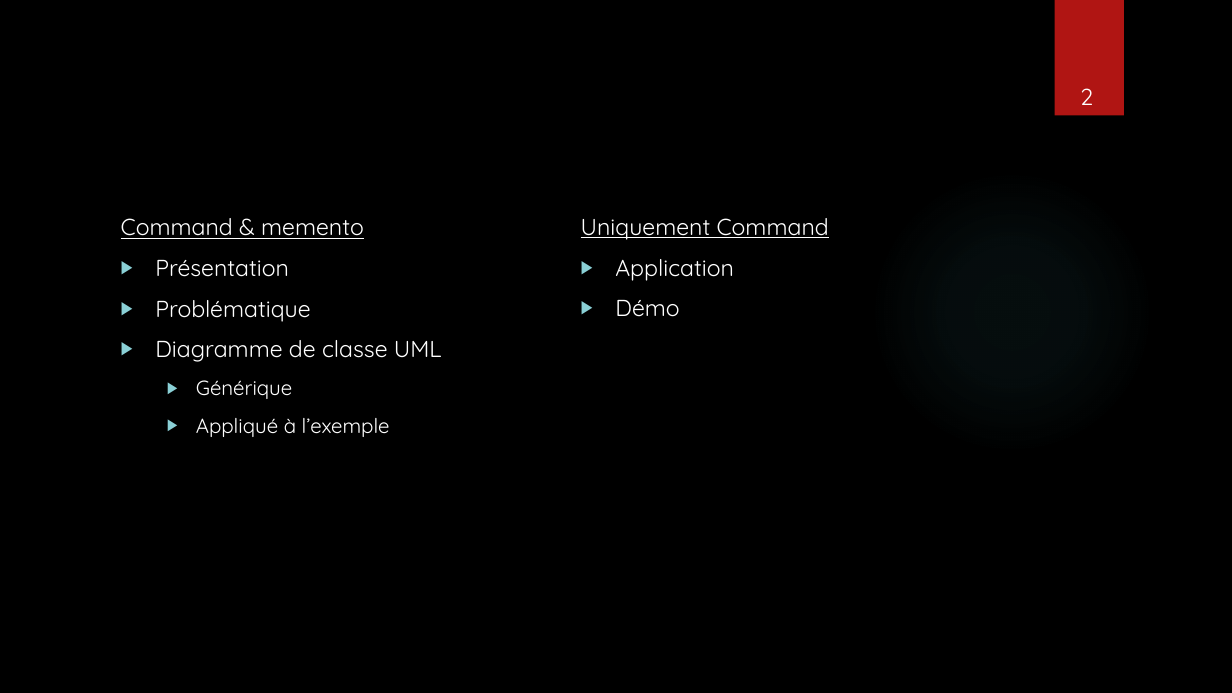
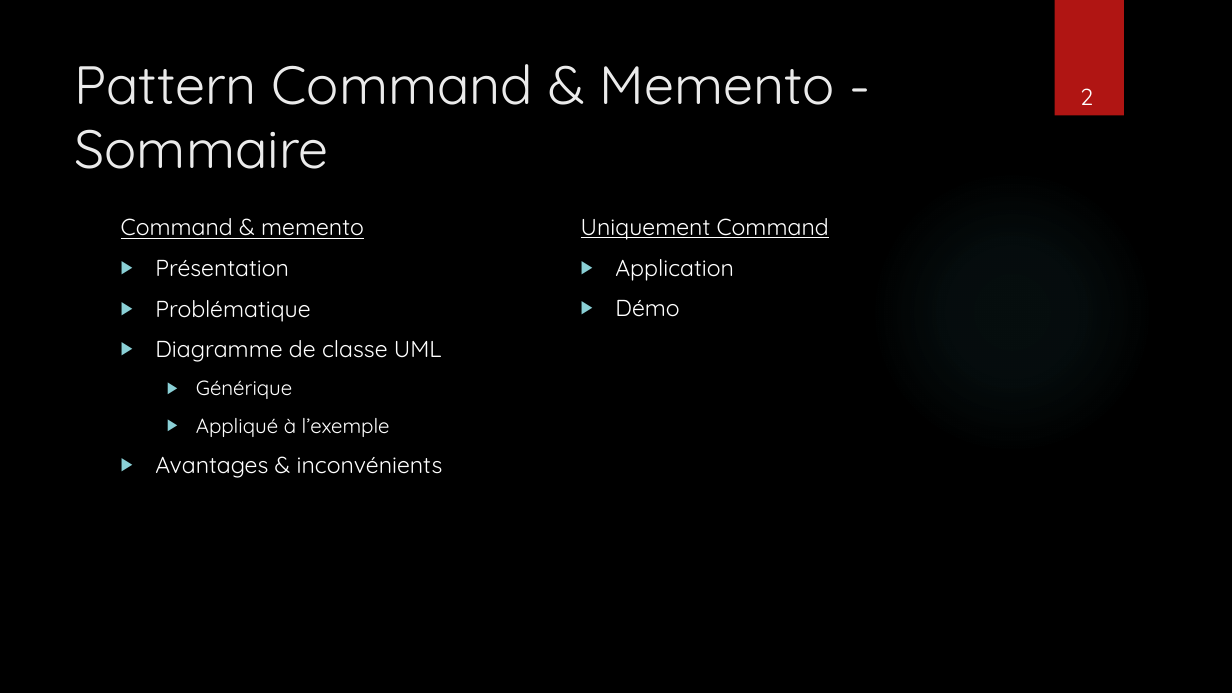
Before and after one commit to rbounatirou/ExemplePatternExpoCDA, a slide deck: slide 2 of PresentationPattern.pptx. Drawn at 1232x693 pixels with LibreOffice and Linux fonts; fonts in the diff are those of the drawing; background and template pictures are left out. Boxes give left, top, right and bottom in pixels: in the first picture for what was removed or moved away, otherwise in the second. Text is boxed around its words. In the diff, an @@ line names an element or a change of style, - is before the commit and + after.

```diff
--- a/PresentationPattern.pptx
+++ b/PresentationPattern.pptx
@@ title added at (x1=75, y1=64, x2=834, y2=169), 42 pt, text #EBEBEB @@
+Pattern Command & Memento - Sommaire
@@ text at (x1=155, y1=457, x2=443, y2=478): paragraph added @@
+▶ Avantages & inconvénients
```
Also in this commit, not shown: 5 other slides changed.
